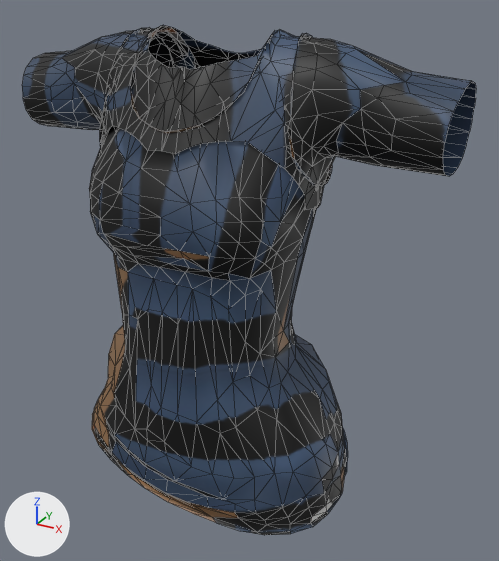
Before and after pictures for a commit that changed the FBX model art/cast/export/parts/f/top_tee_Hero.fbx.
One viewpoint serves both versions: a camera (50 mm lens) standing at (0.354, -0.581, 1.456) and looking at (0.036, -0.004, 1.168). Arrows for +X, +Y and +Z are at lower left; the lights stay in place. The older version comes first. Mesh edges are drawn as thin lines.

The first picture shows 'top_tee_Hero'.
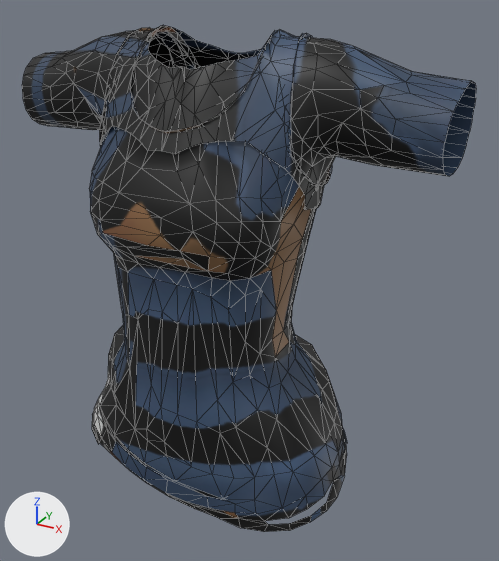
Edits to the scene script, one JSON object a line:
```json
{"block": "me_top_tee_hero", "where": "# used by ob_top_tee_hero; location = (0.0, 0.0, 0.0)"}
{"op": "remove", "block": "me_top_tee_hero", "code": "me_top_tee_hero.from_pydata(...)  # 1030 vertices, 1799 faces; spans x -0.232..0.232, y -0.121..0.083, z 0.941..1.413"}
{"op": "add", "block": "me_top_tee_hero", "code": "me_top_tee_hero.from_pydata(...)  # 1035 vertices, 1799 faces; spans x -0.232..0.232, y -0.121..0.083, z 0.944..1.413"}
{"block": "me_top_tee_hero", "change": "me_top_tee_hero part 1"}
{"block": "me_top_tee_hero", "change": "51 vertices are removed from x -0.133..0.163, y -0.114..0.065, z 0.941..1.356"}
{"block": "me_top_tee_hero", "change": "178 faces are deleted"}
{"block": "me_top_tee_hero", "change": "4 vertices move from x 0.107..0.151, y -0.102..-0.03, z 0.953..0.978 to x 0.107..0.151, y -0.102..-0.03, z 0.955..0.976"}
{"block": "me_top_tee_hero", "change": "52 vertices are added at x -0.136..0.174, y -0.11..0.069, z 0.944..1.359"}
{"block": "me_top_tee_hero", "change": "171 new faces join them"}
{"block": "me_top_tee_hero", "change": "me_top_tee_hero part 2"}
{"block": "me_top_tee_hero", "change": "4 vertices are removed from x -0.163..-0.101, y -0.068..0.05, z 1.277..1.356"}
{"block": "me_top_tee_hero", "change": "24 faces are deleted"}
{"block": "me_top_tee_hero", "change": "8 vertices are added at x -0.174..-0.101, y -0.071..0.051, z 1.266..1.359"}
{"block": "me_top_tee_hero", "change": "31 new faces join them"}
{"block": "me_top_tee_hero", "change": "me_top_tee_hero part 3: 999 kept faces spanning x -0.232..0.232, y -0.121..0.083, z 0.952..1.411 get new texture (UV) coordinates"}
```

Pixel boxes (x1, y1, x2, y2) of what changed, in the pictures (499 x 561 px; the box of a moved part takes in the faces that stretch with it):
```json
{"object": "top_tee_Hero", "change": "reshaped", "before": [22, 25, 476, 535], "after": [22, 25, 476, 532]}
{"part": 1, "of": "me_top_tee_hero", "change": "moved or reshaped", "before": [92, 103, 474, 535], "after": [92, 103, 474, 532]}
{"part": 2, "of": "me_top_tee_hero", "change": "moved or reshaped", "before": [85, 94, 102, 119], "after": [85, 94, 102, 119], "on screen": "mostly hidden"}
{"part": 3, "of": "me_top_tee_hero", "change": "surface changed", "before": [22, 28, 460, 518], "after": [22, 28, 460, 518]}
```
